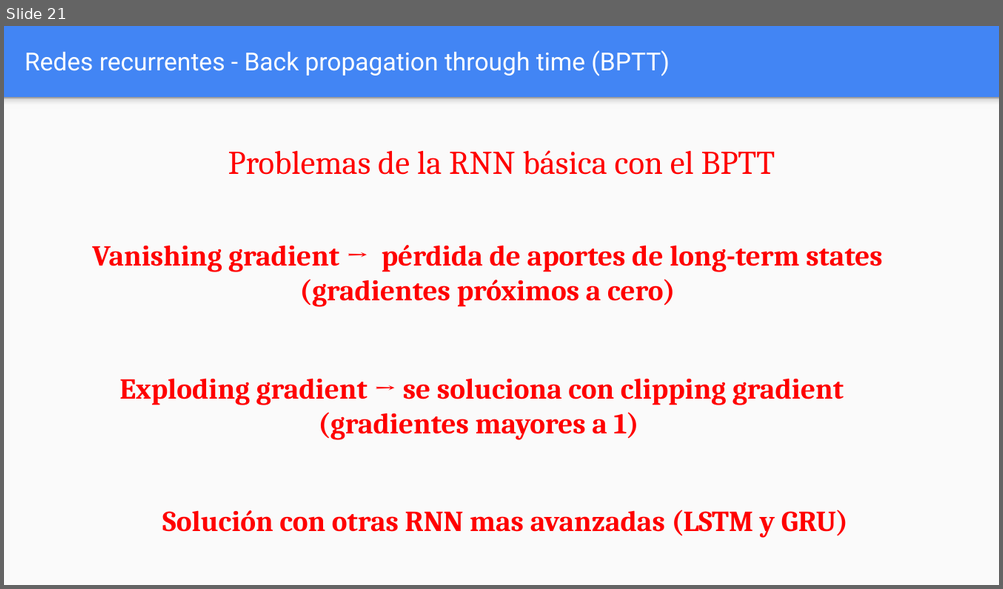
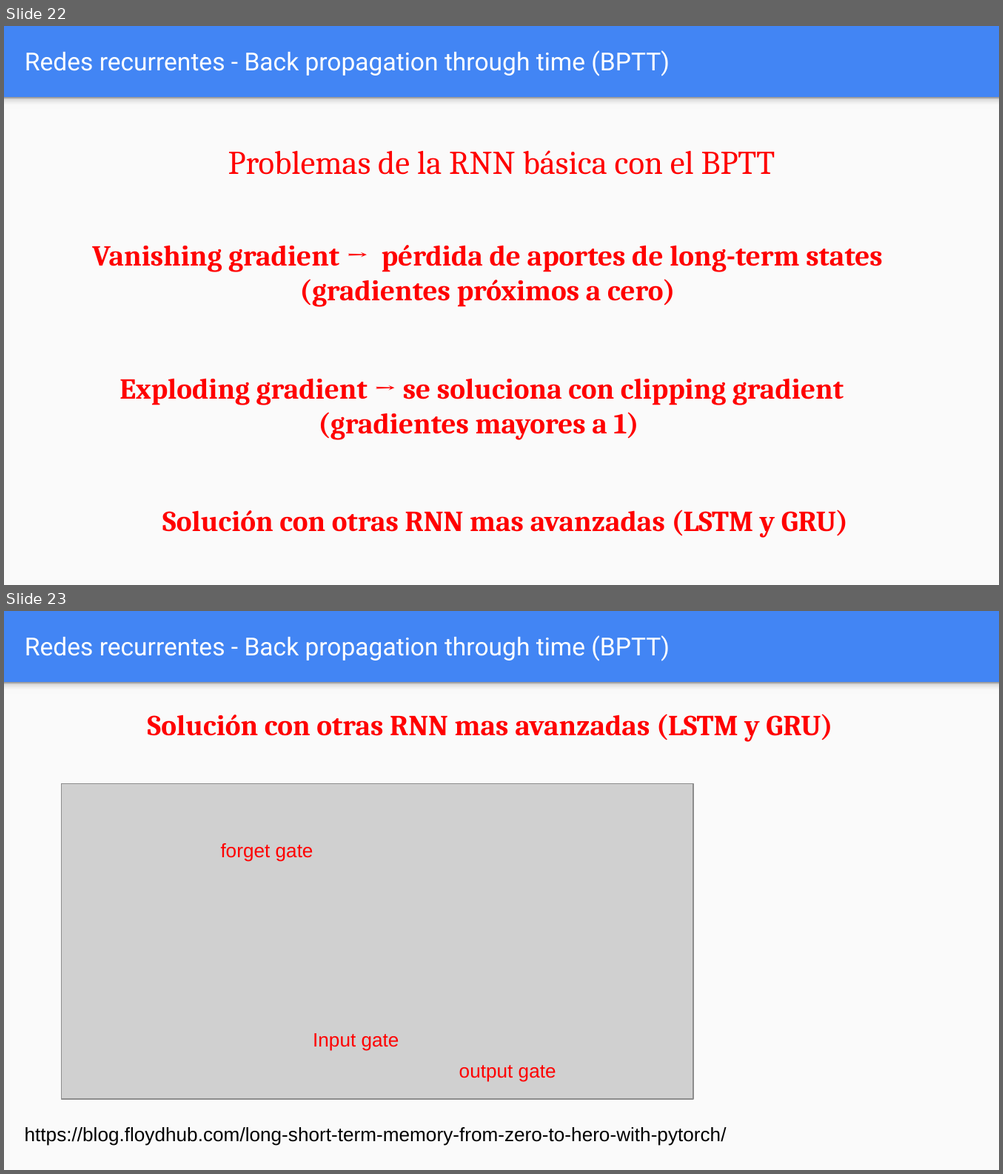
Before and after one commit to FIUBA-Posgrado-Inteligencia-Artificial/aprendizaje_profundo, a slide deck: clase_6/teoria/Clase_6.pptx. Shown one above the other, each under a label of ours: slide 21 before the commit, slides 22 and 23 after it. The pictures are 1003x589 and 1003x1174 pixels, drawn with LibreOffice and Linux fonts; fonts in the diff are those of the drawing; grey boxes stand for pictures. Boxes give left, top, right and bottom in pixels: in the first picture for what was removed or moved away, otherwise in the second. Text is boxed around its words. In the diff, an @@ line names an element or a change of style, - is before the commit and + after.

```diff
--- a/clase_6/teoria/Clase_6.pptx
+++ b/clase_6/teoria/Clase_6.pptx
@@ slide 23 added at (4,611,999,1170), background #4285F4; not listed: 2 template elements that a slide beside it also shows @@
@@ title added at (25,635,669,661), 18 pt, text #FFFFFF @@
+Redes recurrentes - Back propagation through time (BPTT)
@@ text added at (148,714,832,742), 21 pt, text #FF0000, bold @@
+Solución con otras RNN mas avanzadas (LSTM y GRU)
@@ picture added at (62,784,693,1099) @@
@@ text added at (221,843,313,862), 14 pt, text #FF0000 @@
+forget gate
@@ text added at (313,1034,399,1051), 14 pt, text #FF0000 @@
+Input gate
@@ text added at (459,1065,556,1082), 14 pt, text #FF0000 @@
+output gate
@@ text added at (25,1128,726,1146), 14 pt, text #000000 @@
+https://blog.floydhub.com/long-short-term-memory-from-zero-to-hero-with-pytorch/
@@ what was slide 21 is now slide 22 @@
```
Also in this commit, not shown: 2 slides changed, 1 other slide added, 1 other file.
